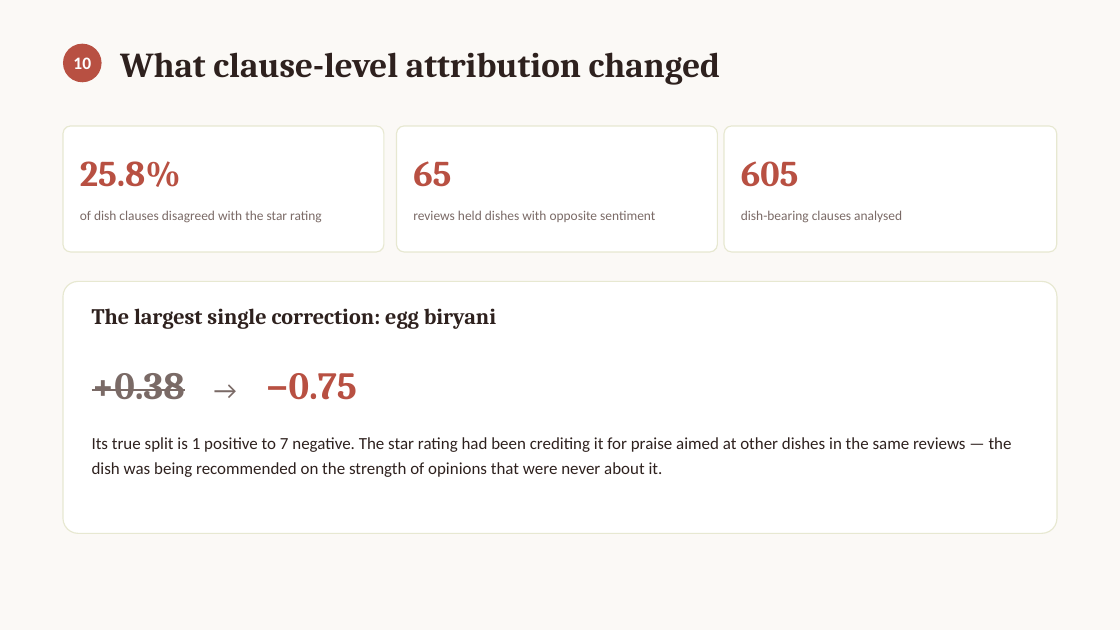
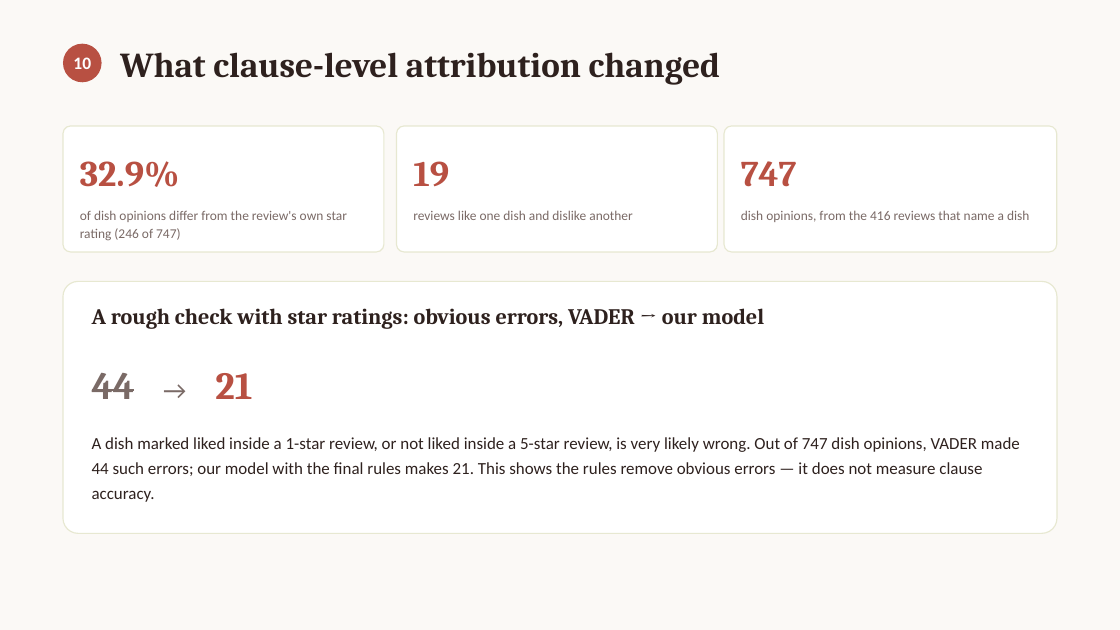
Before and after one commit to deesampan/nlp_project, a slide deck: slide 11 of output_project/reports/presentation.pptx (slide 12 before the commit). Drawn at 1120x630 pixels with LibreOffice and Linux fonts; fonts in the diff are those of the drawing. Boxes give left, top, right and bottom in pixels: in the first picture for what was removed or moved away, otherwise in the second. Text is boxed around its words. In the diff, an @@ line names an element or a change of style, - is before the commit and + after.

```diff
--- a/output_project/reports/presentation.pptx
+++ b/output_project/reports/presentation.pptx
@@ text at box(80, 161, 180, 187): text changed @@
-25.8%
+32.9%
@@ text at box(413, 161, 449, 187): text changed @@
-65
+19
@@ text at box(741, 161, 797, 187): text changed @@
-605
+747
@@ text at box(80, 210, 347, 240): text changed @@
-of dish clauses disagreed with the star rating
+of dish opinions differ from the review's own star rating (246 of 747)
@@ text at box(413, 210, 632, 220): text changed @@
-reviews held dishes with opposite sentiment
+reviews like one dish and dislike another
@@ text at box(741, 210, 1029, 222): text changed @@
-dish-bearing clauses analysed
+dish opinions, from the 416 reviews that name a dish
@@ text at box(92, 308, 764, 329): text changed @@
-The largest single correction: egg biryani
+A rough check with star ratings: obvious errors, VADER → our model
@@ text at box(92, 373, 252, 399): text changed @@
-+0.38 → −0.75
+44 → 21
@@ text at box(92, 437, 1020, 502): text changed @@
-Its true split is 1 positive to 7 negative. The star rating had been crediting it for praise aimed at other dishes in the same reviews — the dish was being recommended on the strength of opinions that were never about it.
+A dish marked liked inside a 1-star review, or not liked inside a 5-star review, is very likely wrong. Out of 747 dish opinions, VADER made 44 such errors; our model with the final rules makes 21. This shows the rules remove obvious errors — it does not measure clause accuracy.
```
Also in this commit, not shown: 5 other slides changed, 5 slides added, 6 slides removed, 2 other files.
